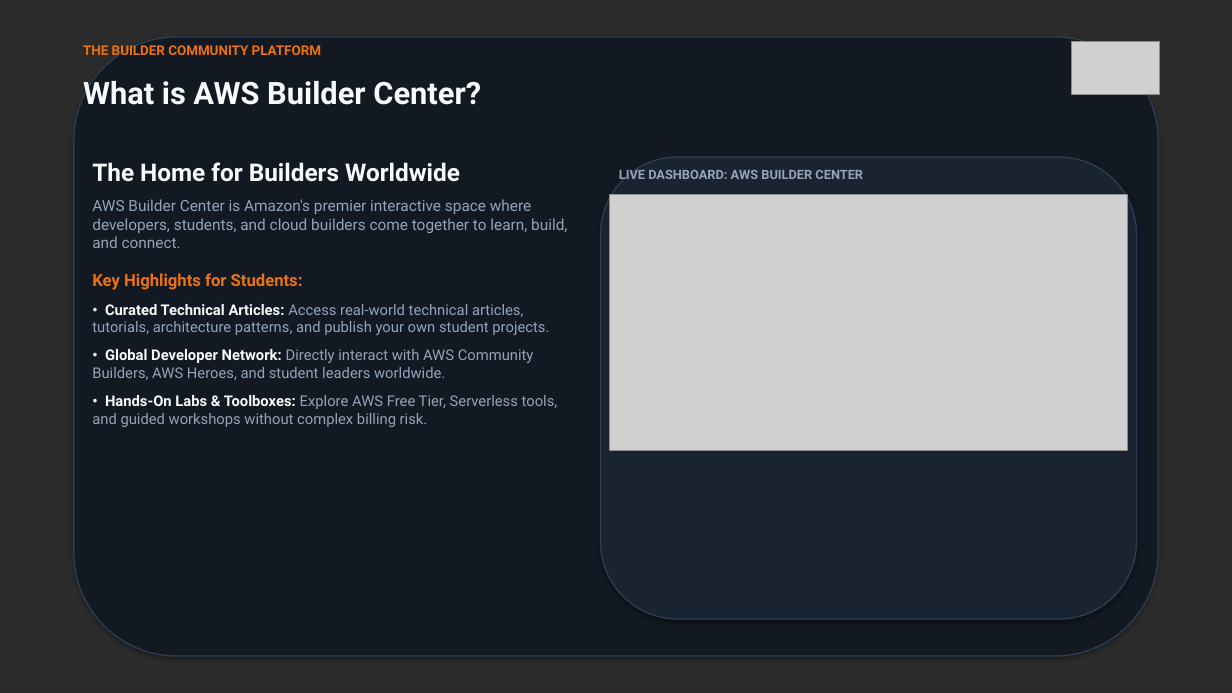
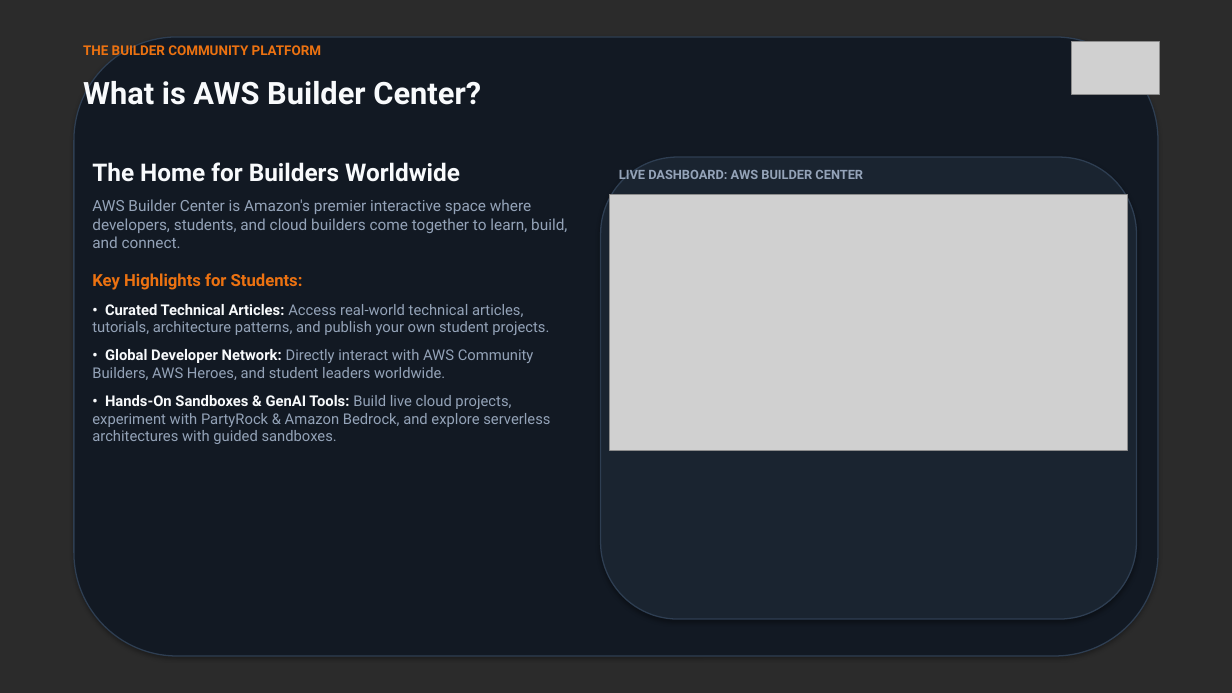
Before and after one commit to sathwikkbhat/AWS-CAMPUSLEADER, a slide deck: slide 3 of AWS_Builder_Center_Class_Announcement.pptx. Drawn at 1232x693 pixels with LibreOffice and Linux fonts; fonts in the diff are those of the drawing; grey boxes stand for pictures; background and template pictures are left out; a plain dark background stands for a picture behind light text. Boxes give left, top, right and bottom in pixels: in the first picture for what was removed or moved away, otherwise in the second. Text is boxed around its words. In the diff, an @@ line names an element or a change of style, - is before the commit and + after.

```diff
--- a/AWS_Builder_Center_Class_Announcement.pptx
+++ b/AWS_Builder_Center_Class_Announcement.pptx
@@ text at [92, 395, 550, 444]: text changed @@
-• Hands-On Labs & Toolboxes: Explore AWS Free Tier, Serverless tools, and guided workshops without complex billing risk.
+• Hands-On Sandboxes & GenAI Tools: Build live cloud projects, experiment with PartyRock & Amazon Bedrock, and explore serverless architectures with guided sandboxes.
```
Also in this commit, not shown: 3 other slides changed, 2 other files.
